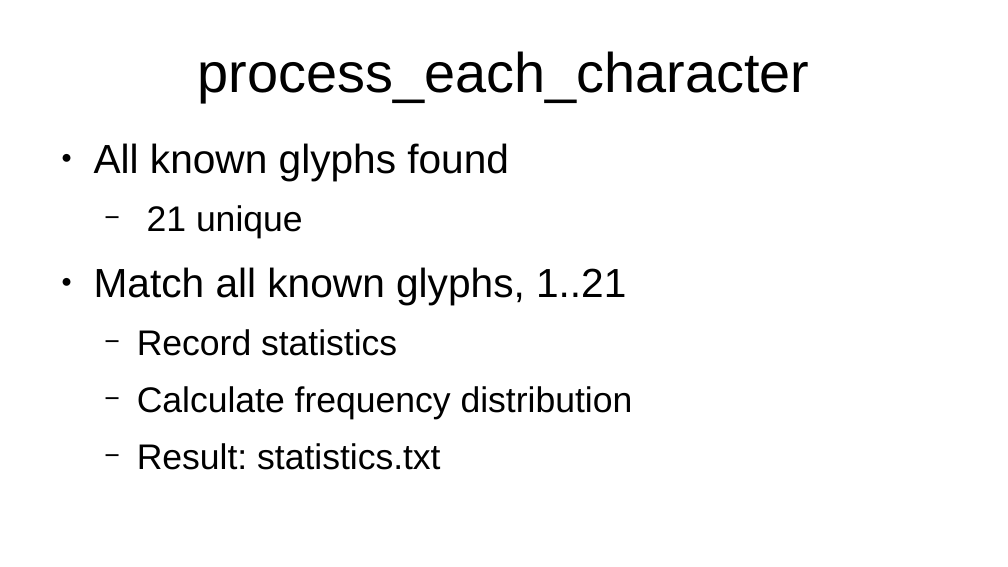
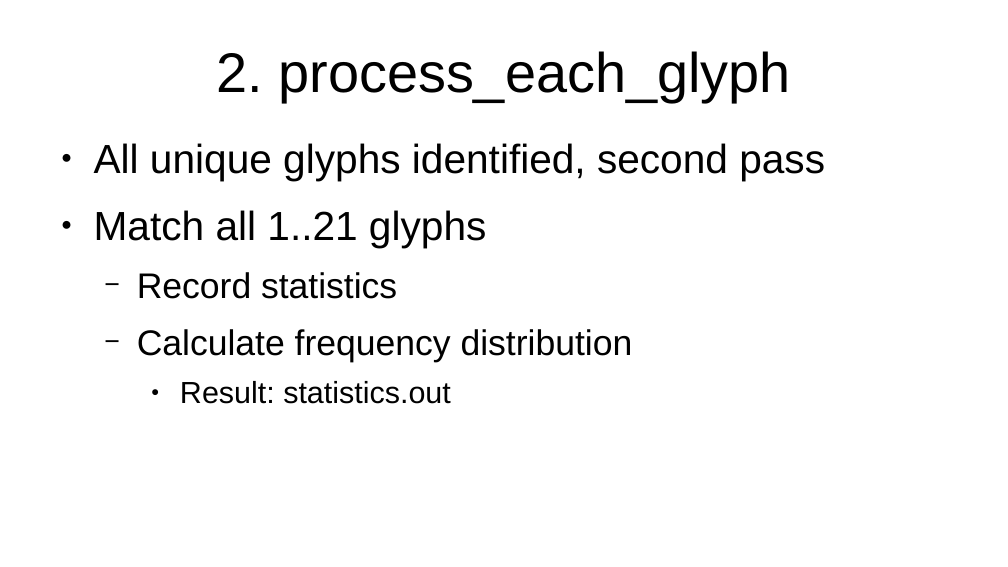
Before and after one commit to wulfgarpro/ancientrunes, a slide deck: slide 6 of lightning_talk/lightning_talk.odp. Drawn at 1008x567 pixels with LibreOffice and Linux fonts; fonts in the diff are those of the drawing. Boxes give left, top, right and bottom in pixels: in the first picture for what was removed or moved away, otherwise in the second. Text is boxed around its words. In the diff, an @@ line names an element or a change of style, - is before the commit and + after.

```diff
--- a/lightning_talk/lightning_talk.odp
+++ b/lightning_talk/lightning_talk.odp
@@ title at box(216, 51, 790, 102): text changed @@
-process_each_character
+2. process_each_glyph
@@ text at box(94, 143, 825, 247): text changed @@
-● All known glyphs found
-  − 21 unique
-● Match all known glyphs, 1..21
+● All unique glyphs identified, second pass
+● Match all 1..21 glyphs
@@ text at box(180, 381, 451, 404): text changed; size 28 to 24 pt @@
-  − Result: statistics.txt
+    ● Result: statistics.out
```
Also in this commit, not shown: 4 other slides changed, 34 other files.
